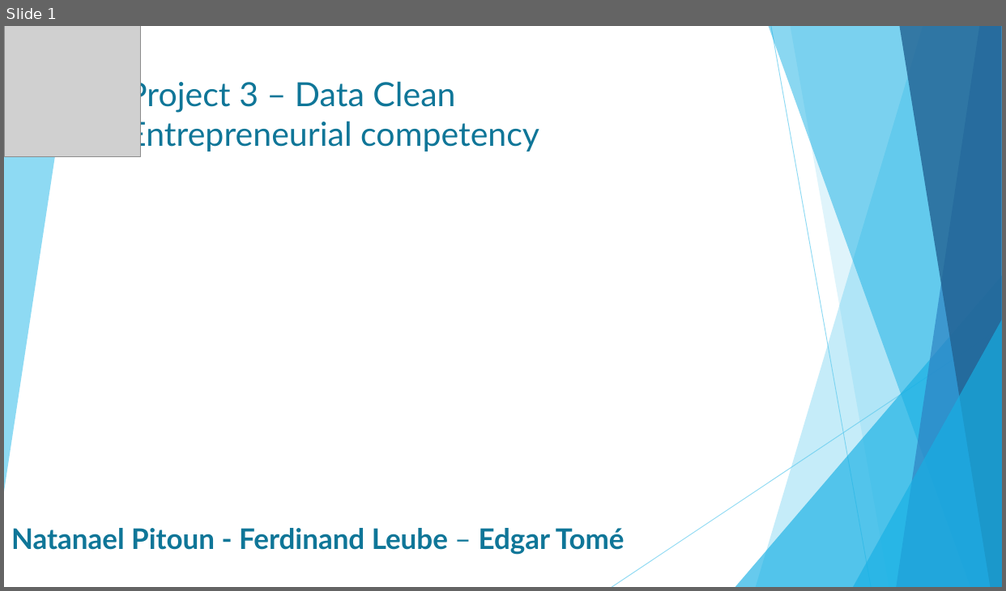
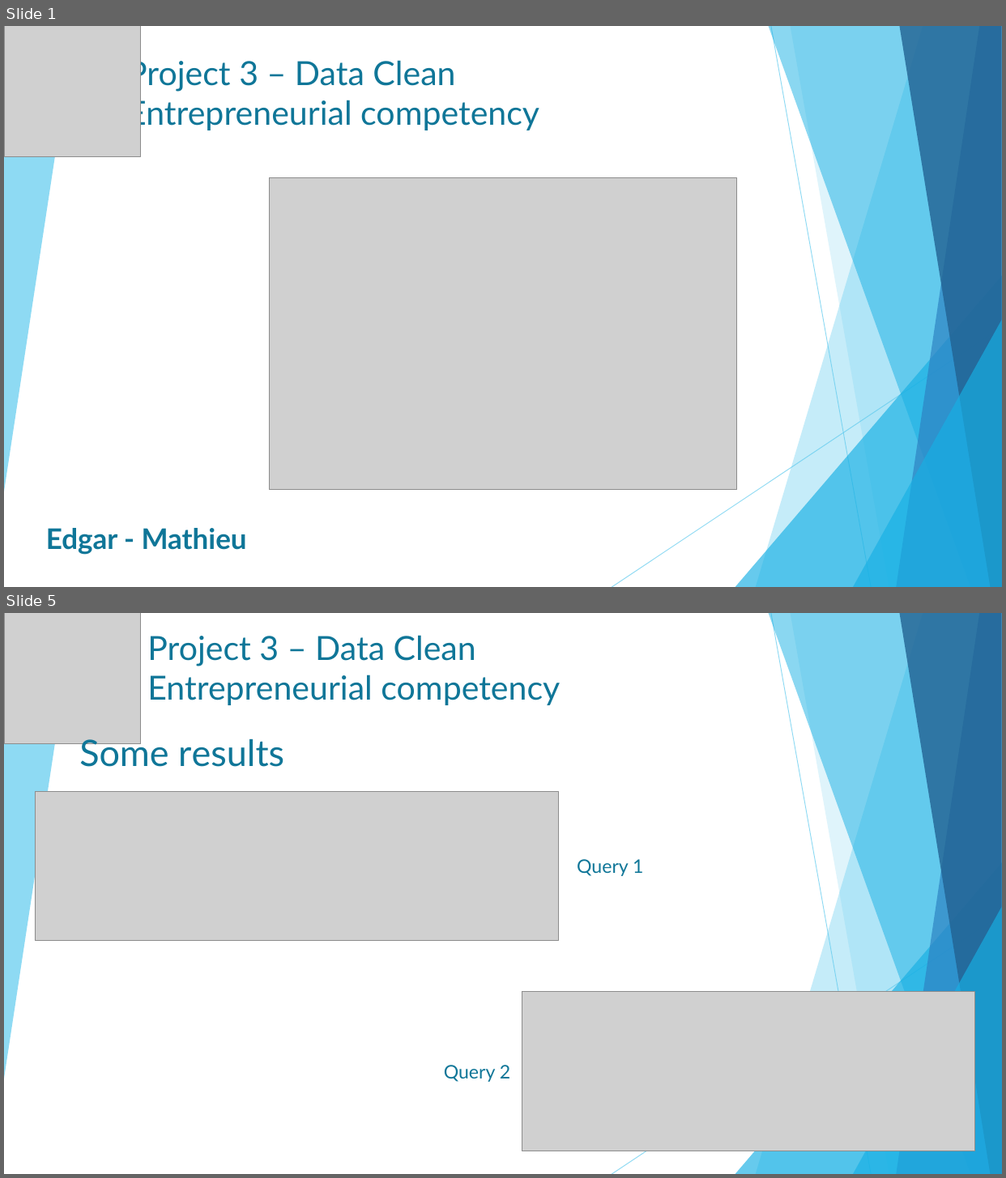
Before and after one commit to Edgart371/Project-3-Clean-Data-Entrepreneurial-Competency, a slide deck: Project3_Entrepreneurial competency .pptx. Shown one above the other, each under a label of ours: slide 1 before the commit, slides 1 and 5 after it; the slides between them are not shown. The pictures are 1006x591 and 1006x1178 pixels, drawn with LibreOffice and Linux fonts; fonts in the diff are those of the drawing; grey boxes stand for pictures. Boxes give left, top, right and bottom in pixels: in the first picture for what was removed or moved away, otherwise in the second. Text is boxed around its words. In the diff, an @@ line names an element or a change of style, - is before the commit and + after.

```diff
--- a/Project3_Entrepreneurial competency .pptx
+++ b/Project3_Entrepreneurial competency .pptx
@@ slide 5 added at [4,613,1002,1174], background #FFFFFF; not listed: 10 template elements that a slide beside it also shows @@
@@ picture added at [4,613,140,744] @@
@@ title added at [147,635,560,705], 32 pt, text #0F7698 @@
+Project 3 – Data Clean
+Entrepreneurial competency
@@ text added at [79,735,284,767], 35.1 pt, text #0F7698 @@
+Some results
@@ picture added at [36,792,558,942] @@
@@ text added at [577,859,643,876], 18 pt, text #0F7698 @@
+Query 1
@@ picture added at [522,992,975,1152] @@
@@ text added at [444,1065,510,1082], 18 pt, text #0F7698 @@
+Query 2
@@ slide 1 changed as well @@
@@ title "Project 3 – Data Clean ...": place and size @@
-title "Project 3 – Data Clean ..." at [127,77,539,152]
+title "Project 3 – Data Clean ..." at [127,56,539,131]
@@ picture added at [269,178,737,490] @@
@@ text at [46,528,247,555]: text changed @@
-Natanael Pitoun - Ferdinand Leube – Edgar Tomé
+Edgar - Mathieu
```
Also in this commit, not shown: 4 other slides changed, 2 other slides added, 4 slides removed.
